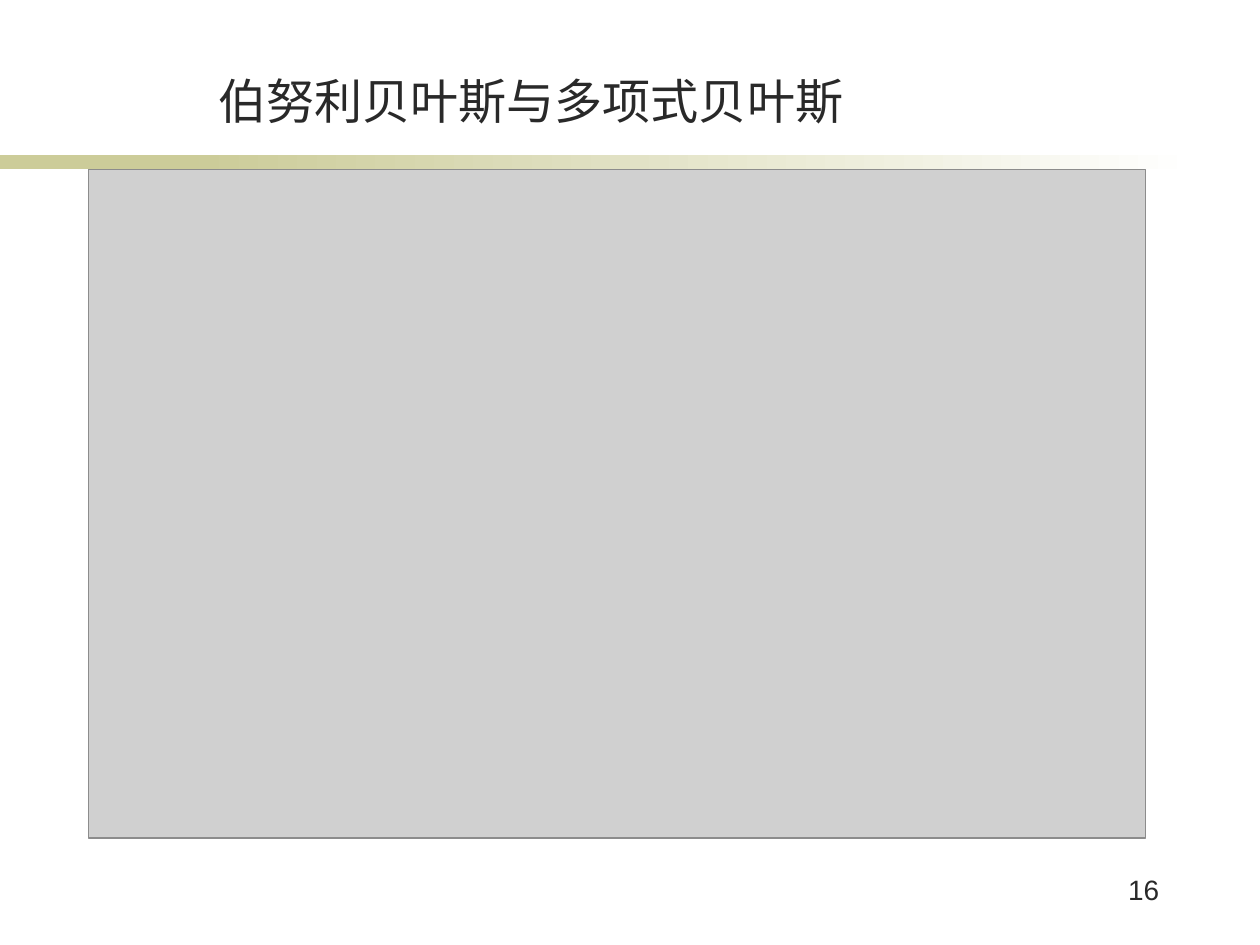
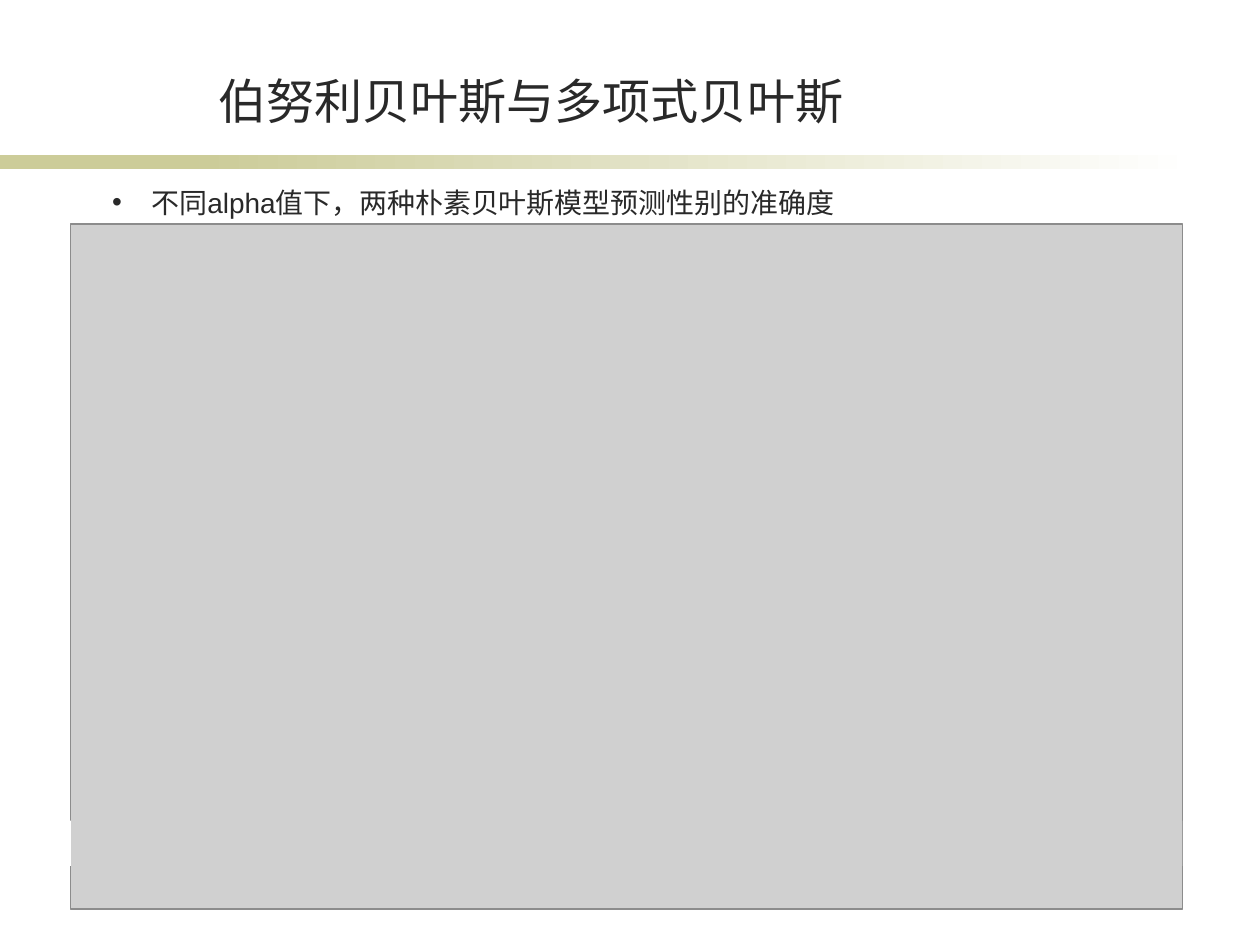
Before and after one commit to XuanBQ/SogouClientsPredict, a slide deck: slide 11 of bq_毕业答辩.pptx (slide 16 before the commit). Drawn at 1260x945 pixels with LibreOffice and Linux fonts; fonts in the diff are those of the drawing; grey boxes stand for pictures; background and template pictures are left out. Boxes give left, top, right and bottom in pixels: in the first picture for what was removed or moved away, otherwise in the second. Text is boxed around its words. In the diff, an @@ line names an element or a change of style, - is before the commit and + after.

```diff
--- a/bq_毕业答辩.pptx
+++ b/bq_毕业答辩.pptx
@@ text added at [151,189,834,219], 16 pt, text #292929 @@
+• 不同alpha值下，两种朴素贝叶斯模型预测性别的准确度
@@ picture: place and size @@
-picture at [88,169,1145,838]
+picture at [71,224,1182,910]
@@ rectangle added at [0,820,71,866], fill #FFFFFF @@
@@ rectangle added at [1183,820,1260,866], fill #FFFFFF @@
@@ page number at [1128,880,1159,901]: text changed @@
-16
+11
```
Also in this commit, not shown: 13 other slides changed, 2 slides added, 1 slide removed, 4 other files.
